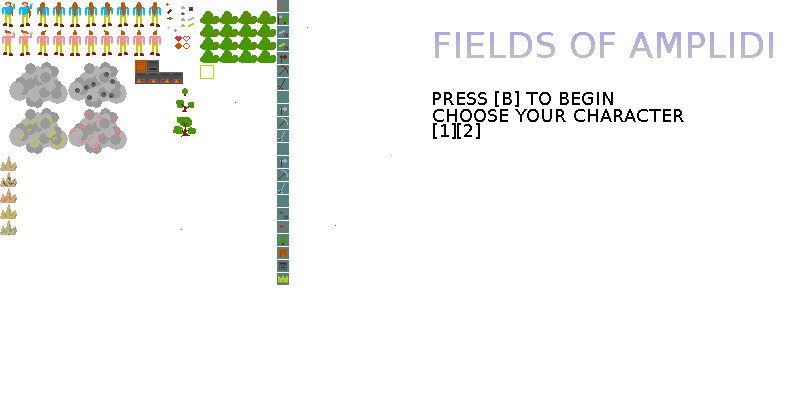
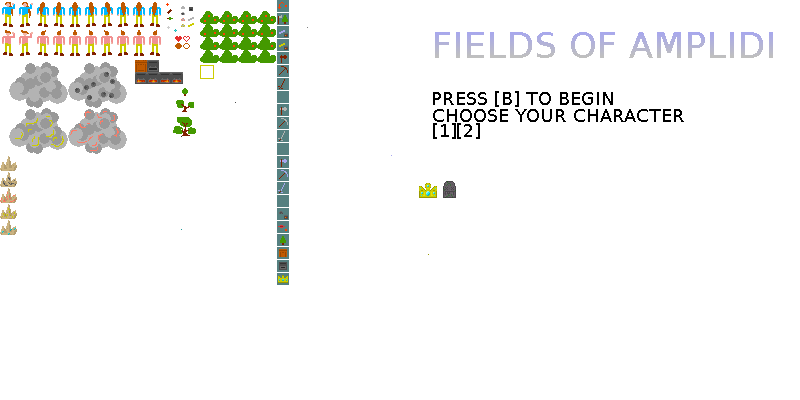
Revision of a layered 800 x 400 image; what changed, layer by layer:
painted on "Hintergrund" over [335, 181, 456, 255]
